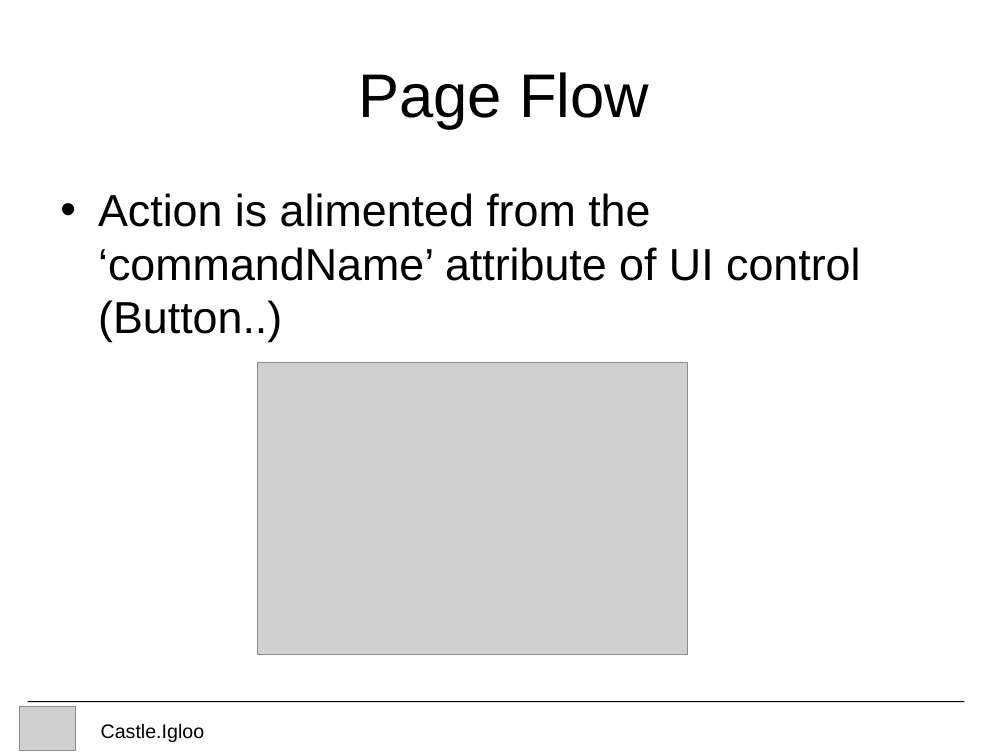
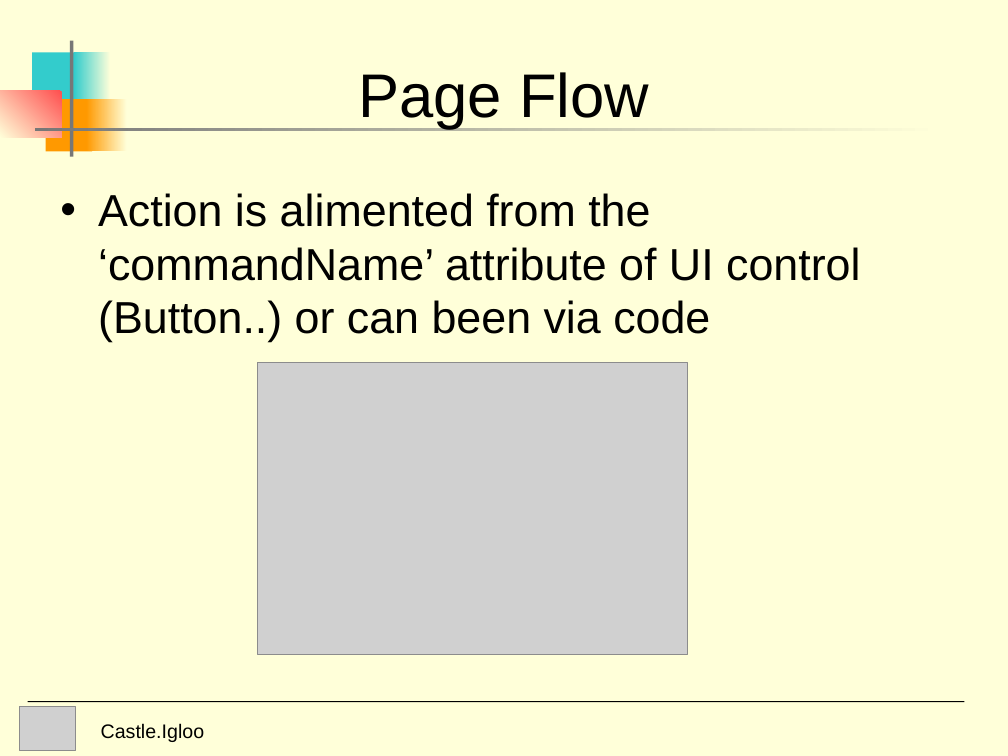
Before and after one commit to FranciscoJose74/Castle-Windosor, a slide deck: slide 14 of Experiments/Castle.Igloo/doc/Igloo Presentation.ppt (slide 5 before the commit). Drawn at 1008x756 pixels with LibreOffice and Linux fonts; fonts in the diff are those of the drawing; grey boxes stand for pictures. Boxes give left, top, right and bottom in pixels: in the first picture for what was removed or moved away, otherwise in the second. Text is boxed around its words. In the diff, an @@ line names an element or a change of style, - is before the commit and + after.

```diff
--- a/Experiments/Castle.Igloo/doc/Igloo Presentation.ppt
+++ b/Experiments/Castle.Igloo/doc/Igloo Presentation.ppt
@@ background #FFFFFF to #FFFFD9 @@
@@ rectangle added at [32,52,81,105], fill #33CCCC @@
@@ rectangle added at [70,40,73,156], fill #777777 @@
@@ rectangle added at [75,52,111,105], fill gradient #FFFFD9 to #33CCCC @@
@@ rectangle added at [0,91,61,137], fill gradient #FF5050 to #FFFFD9 @@
@@ rectangle added at [45,99,92,151], fill #FF9900 @@
@@ rectangle added at [87,99,127,151], fill gradient #FFFFD9 to #FF9900 @@
@@ rectangle added at [35,128,942,131], fill gradient #FFFFD9 to #777777 @@
@@ text at [98,193,860,342]: text changed @@
-• Action is alimented from the ‘commandName’ attribute of UI control (Button..)
+• Action is alimented from the ‘commandName’ attribute of UI control (Button..) or can been via code
```
Also in this commit, not shown: 11 other slides changed, 8 slides added, 1 slide removed, 2 other files.
